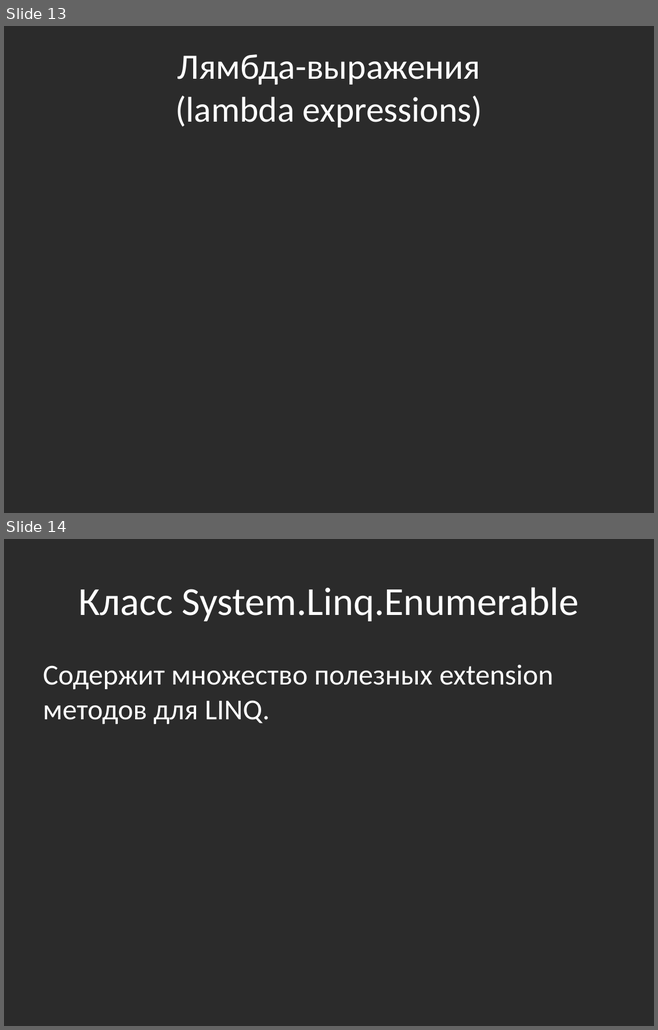
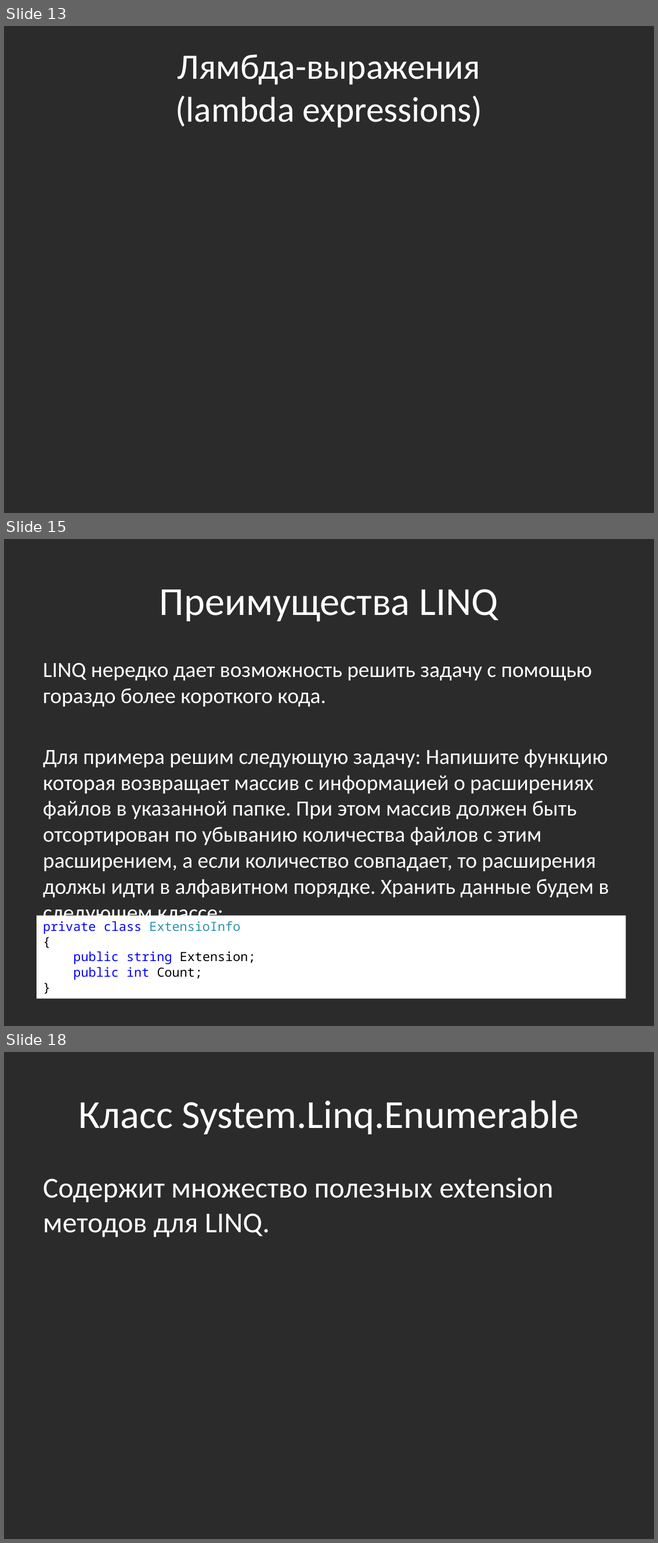
Before and after one commit to bazile/Training, a slide deck: Presentation/lesson-11-linq.pptx. Shown one above the other, each under a label of ours: slides 13 and 14 before the commit, slides 13, 15 and 18 after it; the slides between them are not shown. The pictures are 658x1030 and 658x1543 pixels, drawn with LibreOffice and Linux fonts; fonts in the diff are those of the drawing; background and template pictures are left out; a plain dark background stands for a picture behind light text. Boxes give left, top, right and bottom in pixels: in the first picture for what was removed or moved away, otherwise in the second. Text is boxed around its words. In the diff, an @@ line names an element or a change of style, - is before the commit and + after.

Commit message:
LINQ demo using file extension task

```diff
--- a/Presentation/lesson-11-linq.pptx
+++ b/Presentation/lesson-11-linq.pptx
@@ slide 15 added at (4,539,654,1026), background picture (left out) @@
@@ title added at (159,589,498,622), 44 pt, text #FFFFFF @@
+Преимущества LINQ
@@ text added at (43,663,609,897), 24 pt, text #FFFFFF @@
+LINQ нередко дает возможность решить задачу с помощью гораздо более короткого кода.
+Для примера решим следующую задачу: Напишите функцию которая возвращает массив с информацией о расширениях файлов в указанной папке. При этом массив должен быть отсортирован по убыванию количества файлов с этим расширением, а если количество совпадает, то расширения должы идти в алфавитном порядке. Хранить данные будем в следующем классе:
@@ rectangle added at (36,916,626,999), fill #FFFFFF, 14 pt, text #0000FF @@
+private class ExtensioInfo
+{
+public string Extension;
+public int Count;
+}
@@ what was slide 14 is now slide 18 @@
```
Also in this commit, not shown: 1 slide changed, 3 other slides added, 2 other files.
